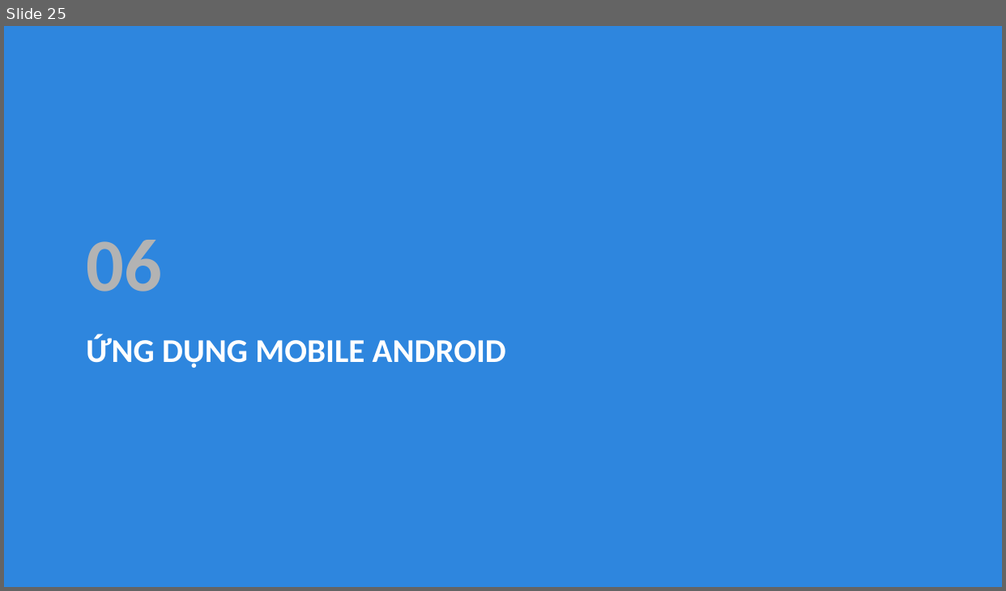
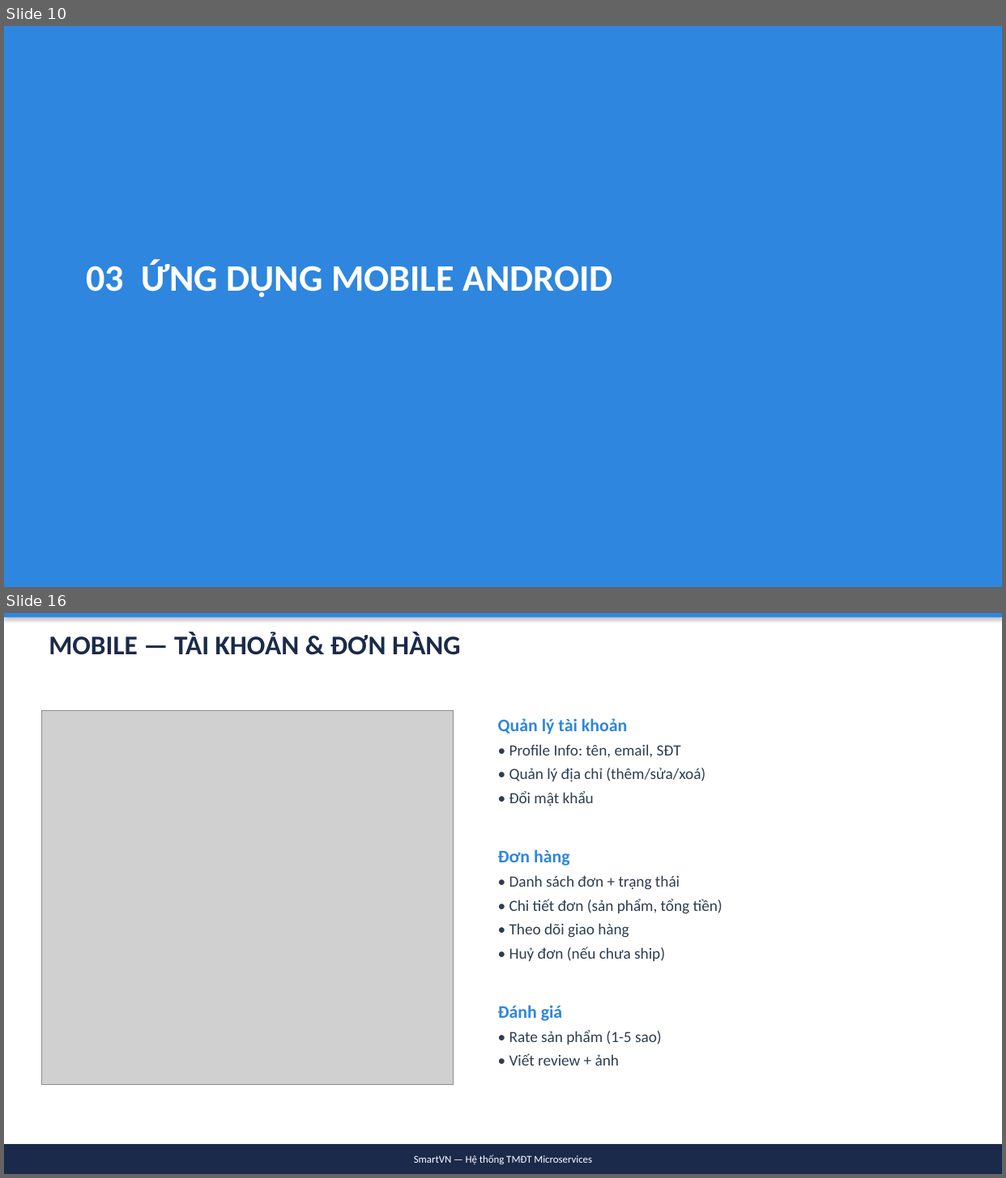
Before and after one commit to simasangggg/smartvn-report, a slide deck: SmartVN-Slides.pptx. Shown one above the other, each under a label of ours: slide 25 before the commit, slides 10 and 16 after it; the slides between them are not shown. The pictures are 1006x591 and 1006x1178 pixels, drawn with LibreOffice and Linux fonts; fonts in the diff are those of the drawing; grey boxes stand for pictures. Boxes give left, top, right and bottom in pixels: in the first picture for what was removed or moved away, otherwise in the second. Text is boxed around its words. In the diff, an @@ line names an element or a change of style, - is before the commit and + after.

Commit message:
refactor: Giảm slide xuống 23, tập trung Mobile
- Gộp 42 slides → 23 slides (gọn hơn, dễ trình bày)
- Mở rộng phần Mobile (6 slides): Login, Product, Cart/Checkout, Profile/Orders
- Giảm phần lý thuyết, tập trung demo UI + features
- Mỗi slide Mobile có ảnh screenshot + mô tả tính năng

```diff
--- a/SmartVN-Slides.pptx
+++ b/SmartVN-Slides.pptx
@@ slide 16 added at (4, 613, 1002, 1174), background #FFFFFF @@
@@ rectangle added at (4, 613, 1002, 618), fill #2E86DE @@
@@ text added at (49, 632, 460, 655), 26 pt, text #1B2A4A, bold @@
+MOBILE — TÀI KHOẢN & ĐƠN HÀNG
@@ picture added at (41, 710, 454, 1084) @@
@@ text added at (498, 718, 722, 1066), 15 pt, text #2C3E50 @@
+Quản lý tài khoản
+• Profile Info: tên, email, SĐT
+• Quản lý địa chỉ (thêm/sửa/xoá)
+• Đổi mật khẩu
+Đơn hàng
+• Danh sách đơn + trạng thái
+• Chi tiết đơn (sản phẩm, tổng tiền)
+• Theo dõi giao hàng
+• Huỷ đơn (nếu chưa ship)
+Đánh giá
+• Rate sản phẩm (1-5 sao)
+• Viết review + ảnh
@@ rectangle added at (4, 1144, 1002, 1174), fill #1B2A4A, 10 pt, text #FFFFFF @@
+SmartVN — Hệ thống TMĐT Microservices
@@ what was slide 25 is now slide 10 @@
@@ slide 10 changed as well @@
@@ text removed at (86, 240, 162, 292) @@
-06
@@ text at (86, 260, 613, 297): text changed; size 32 to 36 pt @@
-ỨNG DỤNG MOBILE ANDROID
+03 ỨNG DỤNG MOBILE ANDROID
```
Also in this commit, not shown: 15 other slides changed, 6 other slides added, 26 slides removed, 1 other file.
